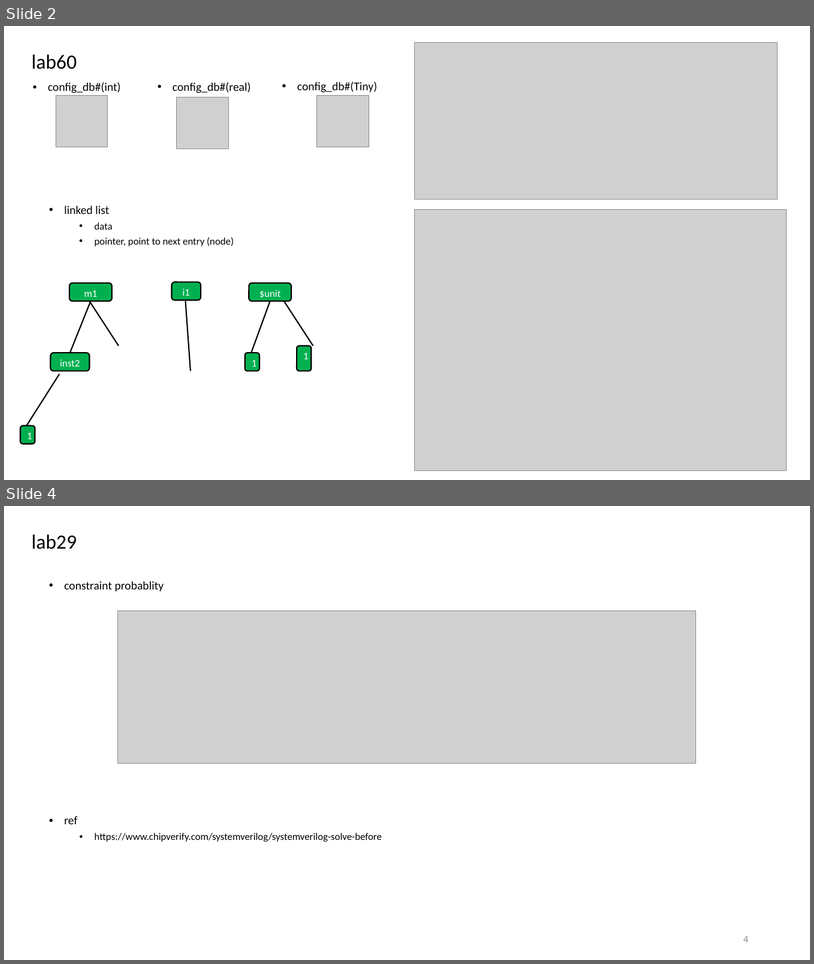
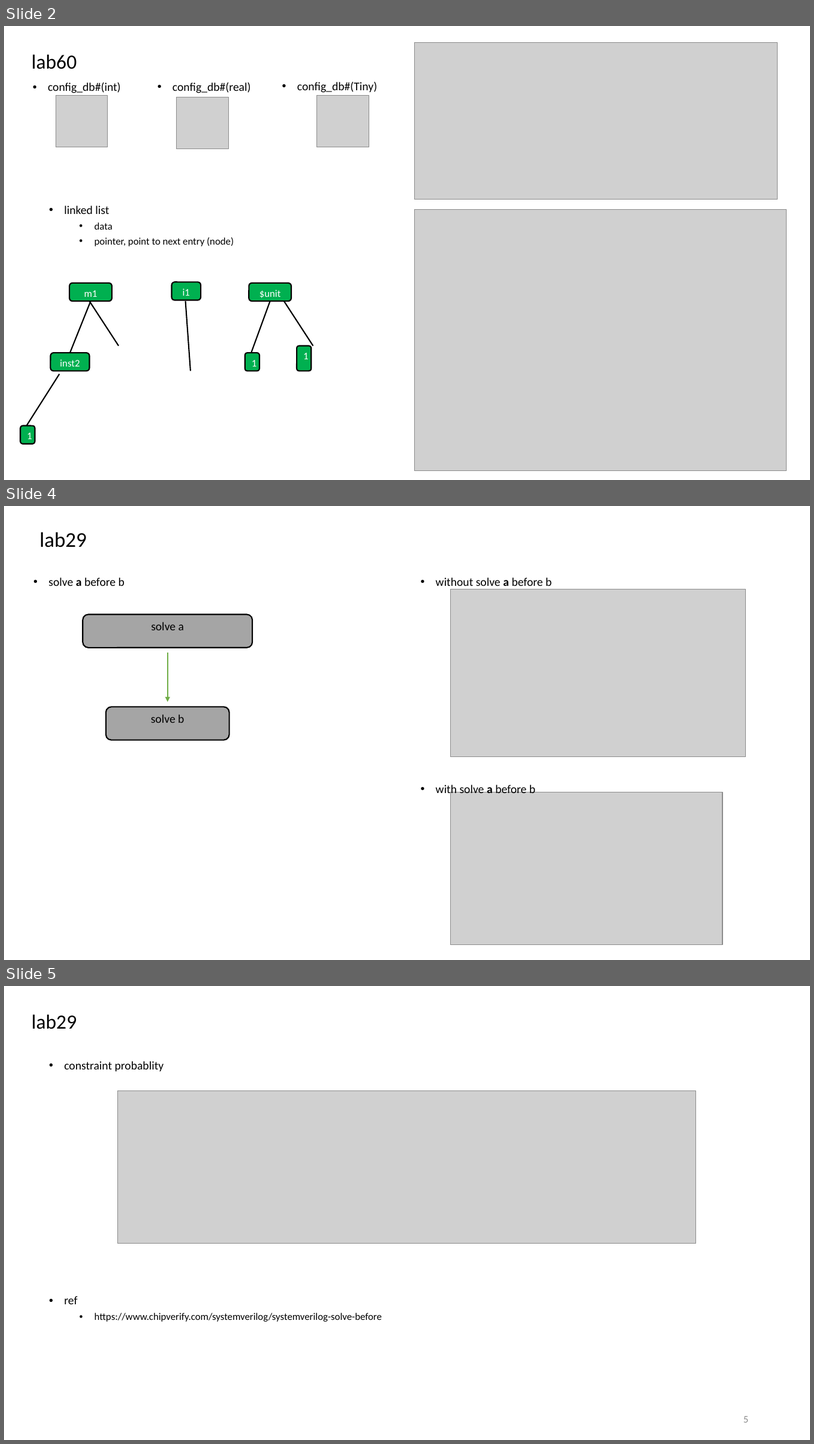
Before and after one commit to r06942072/study_sv, a slide deck: note.pptx. Shown one above the other, each under a label of ours: slides 2 and 4 before the commit, slides 2, 4 and 5 after it; the slides between them are not shown. The pictures are 814x964 and 814x1444 pixels, drawn with LibreOffice and Linux fonts; fonts in the diff are those of the drawing; grey boxes stand for pictures. Boxes give left, top, right and bottom in pixels: in the first picture for what was removed or moved away, otherwise in the second. Text is boxed around its words. In the diff, an @@ line names an element or a change of style, - is before the commit and + after.

```diff
--- a/note.pptx
+++ b/note.pptx
@@ slide 4 added at bbox=[4, 506, 810, 960], background #FFFFFF @@
@@ title added at bbox=[39, 532, 87, 547], 25 pt, text #000000 @@
+lab29
@@ text added at bbox=[48, 577, 125, 586], 14 pt, text #000000 @@
+• solve a before b
@@ text added at bbox=[436, 577, 552, 589], 14 pt, text #000000 @@
+• without solve a before b
@@ picture added at bbox=[451, 589, 746, 757] @@
@@ rounded rectangle added at bbox=[83, 614, 252, 648], fill #A5A5A5, outline #000000 1.5 pt, 14 pt, text #000000 @@
+solve a
@@ arrow added from (168, 652) to (168, 702), #70AD47 1.5 pt @@
@@ rounded rectangle added at bbox=[106, 707, 230, 740], fill #A5A5A5, outline #000000 1.5 pt, 14 pt, text #000000 @@
+solve b
@@ text added at bbox=[436, 783, 536, 796], 14 pt, text #000000 @@
+• with solve a before b
@@ picture added at bbox=[451, 792, 723, 944] @@
@@ what was slide 4 is now slide 5 @@
@@ page number at bbox=[744, 1416, 749, 1422]: text changed @@
-4
+5
```
Also in this commit, not shown: 1 slide changed, 8 other files.
